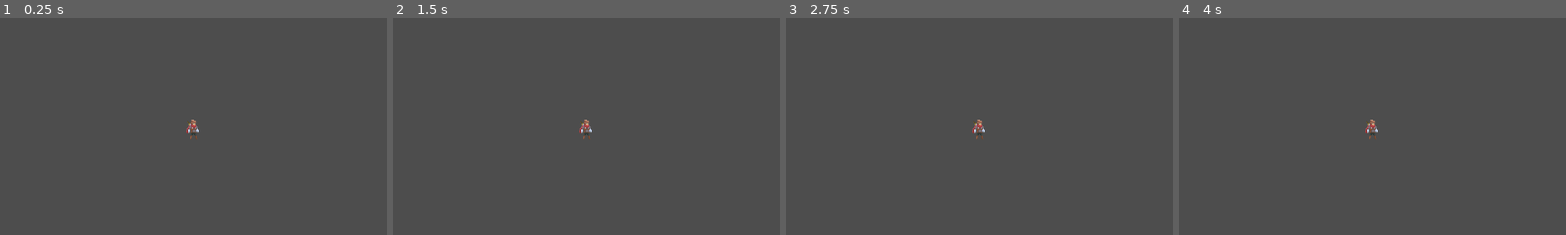
Above: before the commit, frames 1-4 (left to right).
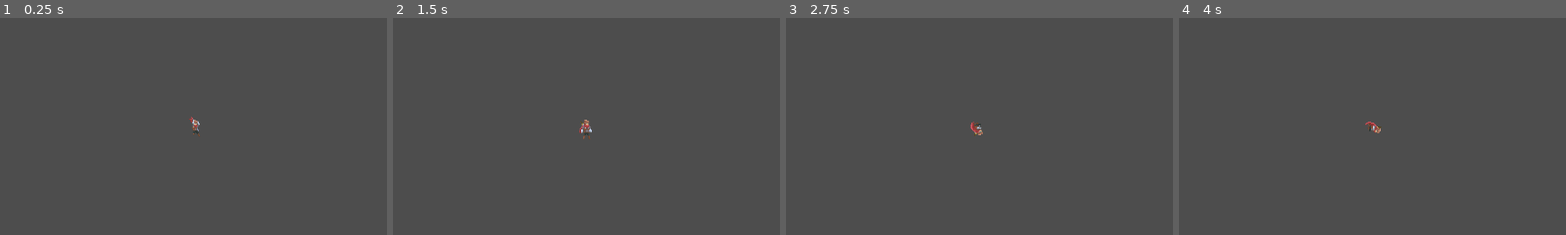
Above: after the commit, the same moments.

Repository: soufih/Dodot_Demo
Game: Godot game, scene res://Scene/MainScene/MainScene.tscn
Same seed, same stepped clock (60 frames per second), same inputs: the game is played once before the commit and once after it.
Inputs:
- Up to frame 1 (0.25 s): no input
- Up to frame 2 (1.5 s): tap Enter at 0.5 s; hold D (MoveRight, bound only after the commit) from 0.53 s (still down); tap J (Attack, bound only after the commit) at 0.6 s; tap W (Jump, bound only after the commit) at 0.77, 0.8, 1.07, 1.35 s; tap Space at 1.25 s
- Up to frame 3 (2.75 s): tap W (Jump, bound only after the commit) at 1.52, 1.82, 2.3 s; tap J (Attack, bound only after the commit) at 1.55, 2.1 s; tap Enter at 2 s; release D (MoveRight, bound only after the commit) at 2.03 s; hold A (MoveLeft, bound only after the commit) from 2.03 s (still down)
- Up to frame 4 (4 s): tap Space at 2.75 s; release A (MoveLeft, bound only after the commit) at 2.78 s; hold D (MoveRight, bound only after the commit) from 2.78 s (still down); tap J (Attack, bound only after the commit) at 2.85 s; tap W (Jump, bound only after the commit) at 3.02, 3.32, 3.6, 3.77 s; tap Enter at 3.5 s
The pictures show only the part of the screen within x 25-75%, y 25-75%; the shares and areas given below are measured in that part.

The runs differ from the first frame. In frame 1, 0.2% of the frame differs, in the area x 48-52%, y 45-56%; in frame 2, nothing differs; in frame 3, 0.2%, in the area x 47-52%, y 46-56%; in frame 4, 0.2%.

Commit message:
主角状态机实现

Diff:
--- a/Scene/Hero/Hero.tscn
+++ b/Scene/Hero/Hero.tscn
@@ -1,11 +1,53 @@
-[gd_scene load_steps=9 format=3 uid="uid://dsspae73jd8a6"]
+[gd_scene load_steps=43 format=3 uid="uid://dsspae73jd8a6"]
 
 [ext_resource type="Script" uid="uid://d05cap1vxq6rk" path="res://Script/Hero/Hero.gd" id="1_6pkku"]
 [ext_resource type="Texture2D" uid="uid://dwahxlfumrnjk" path="res://Static/Hero/adventurer-v1.5-Sheet.png" id="1_uv5e3"]
+[ext_resource type="Script" uid="uid://ve64hqqjbjjt" path="res://Script/Hero/FSM/StateManager.gd" id="3_b7f62"]
+[ext_resource type="Script" uid="uid://dcdupyefvr2cl" path="res://Script/Hero/FSM/Idle.gd" id="4_qqiuq"]
+[ext_resource type="Script" uid="uid://de3556wyijsh0" path="res://Script/Hero/FSM/Run.gd" id="5_iuq1t"]
+[ext_resource type="Script" uid="uid://dvbqh7m28bfnn" path="res://Script/Hero/FSM/Jumping.gd" id="6_o2ky4"]
+[ext_resource type="Script" uid="uid://xlpd0upl7t7p" path="res://Script/Hero/FSM/Falling.gd" id="7_pwso0"]
+[ext_resource type="Script" uid="uid://ckib84dd2mngj" path="res://Script/Hero/FSM/Attack.gd" id="8_v1ih1"]
 
 [sub_resource type="RectangleShape2D" id="RectangleShape2D_6pkku"]
 size = Vector2(5, 27)
 
+[sub_resource type="AtlasTexture" id="AtlasTexture_fqamf"]
+atlas = ExtResource("1_uv5e3")
+region = Rect2(0, 222, 50, 37)
+
+[sub_resource type="AtlasTexture" id="AtlasTexture_73oc2"]
+atlas = ExtResource("1_uv5e3")
+region = Rect2(50, 222, 50, 37)
+
+[sub_resource type="AtlasTexture" id="AtlasTexture_pw8k8"]
+atlas = ExtResource("1_uv5e3")
+region = Rect2(100, 222, 50, 37)
+
+[sub_resource type="AtlasTexture" id="AtlasTexture_xf7nq"]
+atlas = ExtResource("1_uv5e3")
+region = Rect2(150, 222, 50, 37)
+
+[sub_resource type="AtlasTexture" id="AtlasTexture_dqago"]
+atlas = ExtResource("1_uv5e3")
+region = Rect2(200, 222, 50, 37)
+
+[sub_resource type="AtlasTexture" id="AtlasTexture_6j51a"]
+atlas = ExtResource("1_uv5e3")
+region = Rect2(250, 222, 50, 37)
+
+[sub_resource type="AtlasTexture" id="AtlasTexture_bg86d"]
+atlas = ExtResource("1_uv5e3")
+region = Rect2(300, 222, 50, 37)
+
+[sub_resource type="AtlasTexture" id="AtlasTexture_6pkku"]
+atlas = ExtResource("1_uv5e3")
+region = Rect2(50, 111, 50, 37)
+
+[sub_resource type="AtlasTexture" id="AtlasTexture_ay60v"]
+atlas = ExtResource("1_uv5e3")
+region = Rect2(100, 111, 50, 37)
+
 [sub_resource type="AtlasTexture" id="AtlasTexture_b7f62"]
 atlas = ExtResource("1_uv5e3")
 region = Rect2(0, 0, 50, 37)
@@ -21,9 +63,94 @@
 [sub_resource type="AtlasTexture" id="AtlasTexture_87t37"]
 atlas = ExtResource("1_uv5e3")
 region = Rect2(150, 0, 50, 37)
+
+[sub_resource type="AtlasTexture" id="AtlasTexture_bg40v"]
+atlas = ExtResource("1_uv5e3")
+region = Rect2(200, 74, 50, 37)
+
+[sub_resource type="AtlasTexture" id="AtlasTexture_0nx6m"]
+atlas = ExtResource("1_uv5e3")
+region = Rect2(250, 74, 50, 37)
+
+[sub_resource type="AtlasTexture" id="AtlasTexture_tpe2r"]
+atlas = ExtResource("1_uv5e3")
+region = Rect2(300, 74, 50, 37)
+
+[sub_resource type="AtlasTexture" id="AtlasTexture_q22w6"]
+atlas = ExtResource("1_uv5e3")
+region = Rect2(0, 111, 50, 37)
+
+[sub_resource type="AtlasTexture" id="AtlasTexture_la4fd"]
+atlas = ExtResource("1_uv5e3")
+region = Rect2(100, 74, 50, 37)
+
+[sub_resource type="AtlasTexture" id="AtlasTexture_fmb0r"]
+atlas = ExtResource("1_uv5e3")
+region = Rect2(150, 74, 50, 37)
+
+[sub_resource type="AtlasTexture" id="AtlasTexture_qqiuq"]
+atlas = ExtResource("1_uv5e3")
+region = Rect2(50, 37, 50, 37)
+
+[sub_resource type="AtlasTexture" id="AtlasTexture_iuq1t"]
+atlas = ExtResource("1_uv5e3")
+region = Rect2(100, 37, 50, 37)
+
+[sub_resource type="AtlasTexture" id="AtlasTexture_o2ky4"]
+atlas = ExtResource("1_uv5e3")
+region = Rect2(150, 37, 50, 37)
+
+[sub_resource type="AtlasTexture" id="AtlasTexture_pwso0"]
+atlas = ExtResource("1_uv5e3")
+region = Rect2(200, 37, 50, 37)
+
+[sub_resource type="AtlasTexture" id="AtlasTexture_v1ih1"]
+atlas = ExtResource("1_uv5e3")
+region = Rect2(250, 37, 50, 37)
+
+[sub_resource type="AtlasTexture" id="AtlasTexture_8l1ja"]
+atlas = ExtResource("1_uv5e3")
+region = Rect2(300, 37, 50, 37)
 
 [sub_resource type="SpriteFrames" id="SpriteFrames_ay60v"]
 animations = [{
+"frames": [{
+"duration": 1.0,
+"texture": SubResource("AtlasTexture_fqamf")
+}, {
+"duration": 1.0,
+"texture": SubResource("AtlasTexture_73oc2")
+}, {
+"duration": 1.0,
+"texture": SubResource("AtlasTexture_pw8k8")
+}, {
+"duration": 1.0,
+"texture": SubResource("AtlasTexture_xf7nq")
+}, {
+"duration": 1.0,
+"texture": SubResource("AtlasTexture_dqago")
+}, {
+"duration": 1.0,
+"texture": SubResource("AtlasTexture_6j51a")
+}, {
+"duration": 1.0,
+"texture": SubResource("AtlasTexture_bg86d")
+}],
+"loop": false,
+"name": &"Attack",
+"speed": 8.0
+}, {
+"frames": [{
+"duration": 1.0,
+"texture": SubResource("AtlasTexture_6pkku")
+}, {
+"duration": 1.0,
+"texture": SubResource("AtlasTexture_ay60v")
+}],
+"loop": true,
+"name": &"Falling",
+"speed": 5.0
+}, {
 "frames": [{
 "duration": 1.0,
 "texture": SubResource("AtlasTexture_b7f62")
@@ -40,7 +167,170 @@
 "loop": true,
 "name": &"Idle",
 "speed": 4.0
-}]
+}, {
+"frames": [{
+"duration": 1.0,
+"texture": SubResource("AtlasTexture_bg40v")
+}, {
+"duration": 1.0,
+"texture": SubResource("AtlasTexture_0nx6m")
+}, {
+"duration": 1.0,
+"texture": SubResource("AtlasTexture_tpe2r")
+}, {
+"duration": 1.0,
+"texture": SubResource("AtlasTexture_q22w6")
+}],
+"loop": false,
+"name": &"Jump",
+"speed": 6.0
+}, {
+"frames": [{
+"duration": 1.0,
+"texture": SubResource("AtlasTexture_la4fd")
+}, {
+"duration": 1.0,
+"texture": SubResource("AtlasTexture_fmb0r")
+}],
+"loop": false,
+"name": &"Prejump",
+"speed": 8.0
+}, {
+"frames": [{
+"duration": 1.0,
+"texture": SubResource("AtlasTexture_qqiuq")
+}, {
+"duration": 1.0,
+"texture": SubResource("AtlasTexture_iuq1t")
+}, {
+"duration": 1.0,
+"texture": SubResource("AtlasTexture_o2ky4")
+}, {
+"duration": 1.0,
+"texture": SubResource("AtlasTexture_pwso0")
+}, {
+"duration": 1.0,
+"texture": SubResource("AtlasTexture_v1ih1")
+}, {
+"duration": 1.0,
+"texture": SubResource("AtlasTexture_8l1ja")
+}],
+"loop": true,
+"name": &"Run",
+"speed": 8.0
+}]
+
+[sub_resource type="Animation" id="Animation_6pkku"]
+resource_name = "Idle"
+tracks/0/type = "method"
+tracks/0/imported = false
+tracks/0/enabled = true
+tracks/0/path = NodePath("AnimatedSprite2D")
+tracks/0/interp = 1
+tracks/0/loop_wrap = true
+tracks/0/keys = {
+"times": PackedFloat32Array(0),
+"transitions": PackedFloat32Array(1),
+"values": [{
+"args": [&"Idle", 1.0, false],
+"method": &"play"
+}]
+}
+
+[sub_resource type="Animation" id="Animation_fqamf"]
+resource_name = "Falling"
+tracks/0/type = "method"
+tracks/0/imported = false
+tracks/0/enabled = true
+tracks/0/path = NodePath("AnimatedSprite2D")
+tracks/0/interp = 1
+tracks/0/loop_wrap = true
+tracks/0/keys = {
+"times": PackedFloat32Array(0),
+"transitions": PackedFloat32Array(1),
+"values": [{
+"args": [&"Falling", 1.0, false],
+"method": &"play"
+}]
+}
+
+[sub_resource type="Animation" id="Animation_73oc2"]
+resource_name = "Run"
+tracks/0/type = "method"
+tracks/0/imported = false
+tracks/0/enabled = true
+tracks/0/path = NodePath("AnimatedSprite2D")
+tracks/0/interp = 1
+tracks/0/loop_wrap = true
+tracks/0/keys = {
+"times": PackedFloat32Array(0),
+"transitions": PackedFloat32Array(1),
+"values": [{
+"args": [&"Run", 1.0, false],
+"method": &"play"
+}]
+}
+
+[sub_resource type="Animation" id="Animation_6w1ju"]
+resource_name = "Jump"
+tracks/0/type = "method"
+tracks/0/imported = false
+tracks/0/enabled = true
+tracks/0/path = NodePath("AnimatedSprite2D")
+tracks/0/interp = 1
+tracks/0/loop_wrap = true
+tracks/0/keys = {
+"times": PackedFloat32Array(0),
+"transitions": PackedFloat32Array(1),
+"values": [{
+"args": [&"Jump", 1.0, false],
+"method": &"play"
+}]
+}
+
+[sub_resource type="Animation" id="Animation_o8uxl"]
+resource_name = "Attack"
+tracks/0/type = "method"
+tracks/0/imported = false
+tracks/0/enabled = true
+tracks/0/path = NodePath("AnimatedSprite2D")
+tracks/0/interp = 1
+tracks/0/loop_wrap = true
+tracks/0/keys = {
+"times": PackedFloat32Array(0),
+"transitions": PackedFloat32Array(1),
+"values": [{
+"args": [&"Attack", 1.0, false],
+"method": &"play"
+}]
+}
+
+[sub_resource type="Animation" id="Animation_8705s"]
+resource_name = "Prejump"
+tracks/0/type = "method"
+tracks/0/imported = false
+tracks/0/enabled = true
+tracks/0/path = NodePath("AnimatedSprite2D")
+tracks/0/interp = 1
+tracks/0/loop_wrap = true
+tracks/0/keys = {
+"times": PackedFloat32Array(0),
+"transitions": PackedFloat32Array(1),
+"values": [{
+"args": [&"Prejump", 1.0, false],
+"method": &"play"
+}]
+}
+
+[sub_resource type="AnimationLibrary" id="AnimationLibrary_b7f62"]
+_data = {
+&"Attack": SubResource("Animation_o8uxl"),
+&"Falling": SubResource("Animation_fqamf"),
+&"Idle": SubResource("Animation_6pkku"),
+&"Jump": SubResource("Animation_6w1ju"),
+&"Prejump": SubResource("Animation_8705s"),
+&"Run": SubResource("Animation_73oc2")
+}
 
 [node name="Hero" type="CharacterBody2D"]
 position = Vector2(353, 189)
@@ -52,13 +342,31 @@
 
 [node name="AnimatedSprite2D" type="AnimatedSprite2D" parent="."]
 sprite_frames = SubResource("SpriteFrames_ay60v")
-animation = &"Idle"
-frame_progress = 0.33105
+animation = &"Run"
 
 [node name="State" type="Node" parent="."]
+script = ExtResource("3_b7f62")
 
 [node name="Idle" type="Node" parent="State"]
+script = ExtResource("4_qqiuq")
+
+[node name="Run" type="Node" parent="State"]
+script = ExtResource("5_iuq1t")
+
+[node name="Jumping" type="Node" parent="State"]
+script = ExtResource("6_o2ky4")
+
+[node name="Falling" type="Node" parent="State"]
+script = ExtResource("7_pwso0")
+
+[node name="Attack" type="Node" parent="State"]
+script = ExtResource("8_v1ih1")
 
 [node name="AnimationPlayer" type="AnimationPlayer" parent="."]
+libraries = {
+&"": SubResource("AnimationLibrary_b7f62")
+}
 
 [node name="Camera2D" type="Camera2D" parent="."]
+
+[connection signal="animation_finished" from="AnimatedSprite2D" to="State" method="_on_animated_sprite_2d_animation_finished"]
--- a/Script/BaseClass/BaseCharacter.gd
+++ b/Script/BaseClass/BaseCharacter.gd
@@ -5,16 +5,16 @@
 var SpecialStateResist: Array
 
 
-func Beginning():
+func beginning():
 	add_to_group("Chr")
 
-func Running():
+func running():
 	pass
 
-func TakeHit(AniPlayer: AnimationPlayer):
+func take_hit(AniPlayer: AnimationPlayer):
 	AniPlayer.play("TakeHit")
 #	添加其他受击逻辑
 
-func Death(AniPlayer: AnimationPlayer):
+func death(AniPlayer: AnimationPlayer):
 	AniPlayer.play("Death")
 #	添加其他死亡逻辑
--- /dev/null
+++ b/Script/BaseClass/FSM/BaseState.gd
@@ -0,0 +1,11 @@
+class_name BaseState
+extends Node
+
+func enter():
+	pass
+
+func do():
+	pass
+
+func exit():
+	pass
--- /dev/null
+++ b/Script/Hero/FSM/Attack.gd
@@ -0,0 +1,10 @@
+extends BaseState
+
+@onready var ani: AnimationPlayer     = $"../../AnimationPlayer"
+@onready var Hero: CharacterBody2D    = $"../.."
+var HitBox: Area2D
+
+func enter():
+	get_parent().attacking = true
+	Hero.velocity = Vector2(0, Hero.velocity.y)
+	ani.play("Attack")
--- /dev/null
+++ b/Script/Hero/FSM/Falling.gd
@@ -0,0 +1,10 @@
+extends BaseState
+@onready var ani: AnimationPlayer     = $"../../AnimationPlayer"
+@onready var Hero: CharacterBody2D = $"../.."
+
+func enter():
+	ani.play("Falling")
+	Hero.velocity = Vector2(0, Hero.velocity.y)
+
+func do():
+	pass
--- /dev/null
+++ b/Script/Hero/FSM/Idle.gd
@@ -0,0 +1,11 @@
+extends BaseState
+
+@onready var ani:AnimationPlayer = $"../../AnimationPlayer"
+@onready var Hero: CharacterBody2D = $"../.."
+
+func enter():
+	ani.play("Idle")
+	Hero.velocity = Vector2(0, Hero.velocity.y)
+
+func do():
+	pass
--- /dev/null
+++ b/Script/Hero/FSM/Jumping.gd
@@ -0,0 +1,16 @@
+extends BaseState
+
+@onready var Hero: CharacterBody2D    = $"../.."
+@onready var ani: AnimationPlayer     = $"../../AnimationPlayer"
+@export var JumpSpeed: int = -300
+var gravity = ProjectSettings.get_setting("physics/2d/default_gravity")
+
+func enter():
+	get_parent().jumping = true
+	ani.play("Prejump")
+	Hero.velocity =Vector2(Hero.velocity.x, JumpSpeed)
+	Hero.move_and_slide()
+	ani.play("Jump")
+
+func do():
+	pass
--- /dev/null
+++ b/Script/Hero/FSM/Run.gd
@@ -0,0 +1,15 @@
+extends BaseState
+
+@onready var Hero: CharacterBody2D    = $"../.."
+@onready var ani: AnimationPlayer     = $"../../AnimationPlayer"
+@export var SPEED: int = 50
+var direct_x
+
+func enter():
+	ani.play("Run")
+
+func do():
+	direct_x = Input.get_action_strength("MoveRight")-Input.get_action_strength("MoveLeft")
+
+	Hero.velocity = Vector2(direct_x*SPEED, Hero.velocity.y)
+	Hero.move_and_slide()
--- /dev/null
+++ b/Script/Hero/FSM/StateManager.gd
@@ -0,0 +1,41 @@
+extends Node
+
+@onready var Hero: CharacterBody2D = $".."
+@onready var Current: BaseState = $Idle
+var StateArray: Array = []
+var jumping:bool
+var attacking:bool
+
+func _ready() -> void:
+	StateArray = get_children()
+	Current.enter()
+
+@warning_ignore("unused_parameter")
+func _physics_process(delta: float) -> void:
+	check()
+	Current.do()
+
+func change_state(id: int):
+	Current.exit()
+	Current = StateArray[id]
+	Current.enter()
+
+func check():
+	if !jumping && !attacking:
+		if Input.is_action_just_pressed("Attack") && Hero.is_on_floor():
+			change_state(4)
+		elif Input.is_action_just_pressed("Jump") && Hero.is_on_floor():
+			change_state(2)
+		elif (Input.is_action_just_pressed("MoveRight") || Input.is_action_just_pressed("MoveLeft")) && Hero.is_on_floor():
+			change_state(1)
+		elif Hero.velocity.x==0 && Hero.is_on_floor():
+			change_state(0)
+		elif !Hero.is_on_floor():
+			change_state(3)
+
+func _on_animated_sprite_2d_animation_finished() -> void:
+	if $"../AnimatedSprite2D".animation == "Jump":
+		change_state(1)
+		jumping = false
+	if $"../AnimatedSprite2D".animation == "Attack":
+		attacking = false
--- a/Script/Hero/Hero.gd
+++ b/Script/Hero/Hero.gd
@@ -1,9 +1,17 @@
 extends BaseCharacter
 
+@onready var ani: AnimationPlayer = $AnimationPlayer
+@onready var Spirte: AnimatedSprite2D = $AnimatedSprite2D
+@onready var HitBox: Node2D           = $AttackArea
 
 func _ready() -> void:
-	super.Beginning()
+	super.beginning()
 	add_to_group("Hero")
 
+@warning_ignore("unused_parameter")
 func _physics_process(delta: float) -> void:
-	super.Running()
+	super.running()
+	if Input.get_action_strength("MoveRight"):
+		Spirte.flip_h = false
+	elif Input.get_action_strength("MoveLeft"):
+		Spirte.flip_h = true
--- a/Script/MainScene/MainScene.gd
+++ b/Script/MainScene/MainScene.gd
@@ -10,7 +10,7 @@
 
 
 func _physics_process(delta: float) -> void:
-	for i in get_children():
+	for i in get_children(): #对在“Chr”组中的对象施加重力
 		if i.is_in_group("Chr"):
 			i.velocity.y += gravity*delta
 			i.move_and_slide()
--- a/Script/MainScene/PhysicalEffect.gd
+++ /dev/null
@@ -1,9 +0,0 @@
-extends Node
-
-var gravity = ProjectSettings.get_setting("physics/2d/default_gravity")
-
-func _physics_process(delta: float) -> void:
-	for i in get_children():
-		if i.is_in_group("Chr"):
-			i.velocity.y += gravity
-			i.move_and_slide()
--- a/project.godot
+++ b/project.godot
@@ -12,8 +12,32 @@
 
 config/name="Demo"
 run/main_scene="uid://bpkdfkxoa4u4p"
-config/features=PackedStringArray("4.4", "Forward Plus")
+config/features=PackedStringArray("4.5", "Forward Plus")
 config/icon="res://icon.svg"
+
+[input]
+
+MoveRight={
+"deadzone": 0.2,
+"events": [Object(InputEventKey,"resource_local_to_scene":false,"resource_name":"","device":-1,"window_id":0,"alt_pressed":false,"shift_pressed":false,"ctrl_pressed":false,"meta_pressed":false,"pressed":false,"keycode":0,"physical_keycode":68,"key_label":0,"unicode":100,"location":0,"echo":false,"script":null)
+]
+}
+MoveLeft={
+"deadzone": 0.2,
+"events": [Object(InputEventKey,"resource_local_to_scene":false,"resource_name":"","device":-1,"window_id":0,"alt_pressed":false,"shift_pressed":false,"ctrl_pressed":false,"meta_pressed":false,"pressed":false,"keycode":0,"physical_keycode":65,"key_label":0,"unicode":97,"location":0,"echo":false,"script":null)
+]
+}
+Jump={
+"deadzone": 0.2,
+"events": [Object(InputEventKey,"resource_local_to_scene":false,"resource_name":"","device":-1,"window_id":0,"alt_pressed":false,"shift_pressed":false,"ctrl_pressed":false,"meta_pressed":false,"pressed":false,"keycode":0,"physical_keycode":87,"key_label":0,"unicode":119,"location":0,"echo":false,"script":null)
+, Object(InputEventKey,"resource_local_to_scene":false,"resource_name":"","device":-1,"window_id":0,"alt_pressed":false,"shift_pressed":false,"ctrl_pressed":false,"meta_pressed":false,"pressed":false,"keycode":0,"physical_keycode":32,"key_label":0,"unicode":32,"location":0,"echo":false,"script":null)
+]
+}
+Attack={
+"deadzone": 0.2,
+"events": [Object(InputEventKey,"resource_local_to_scene":false,"resource_name":"","device":-1,"window_id":0,"alt_pressed":false,"shift_pressed":false,"ctrl_pressed":false,"meta_pressed":false,"pressed":false,"keycode":0,"physical_keycode":74,"key_label":0,"unicode":106,"location":0,"echo":false,"script":null)
+]
+}
 
 [rendering]
 
Not shown, added: Script/BaseClass/FSM/BaseState.gd.uid
Not shown, added: Script/Hero/FSM/Attack.gd.uid
Not shown, added: Script/Hero/FSM/Falling.gd.uid
Not shown, added: Script/Hero/FSM/Idle.gd.uid
Not shown, added: Script/Hero/FSM/Jumping.gd.uid
Not shown, added: Script/Hero/FSM/Run.gd.uid
Not shown, added: Script/Hero/FSM/StateManager.gd.uid
Not shown, removed: Script/MainScene/PhysicalEffect.gd.uid
Not shown, added: godot.windows.opt.tools.64.20250916-183012-440.log
Not shown, added: godot.windows.opt.tools.64.20250916-183034-158.log
Not shown, added: godot.windows.opt.tools.64.20250916-183744-961.log
Not shown, added: godot.windows.opt.tools.64.20250916-205031-607.log
(and 15 more such lines)
